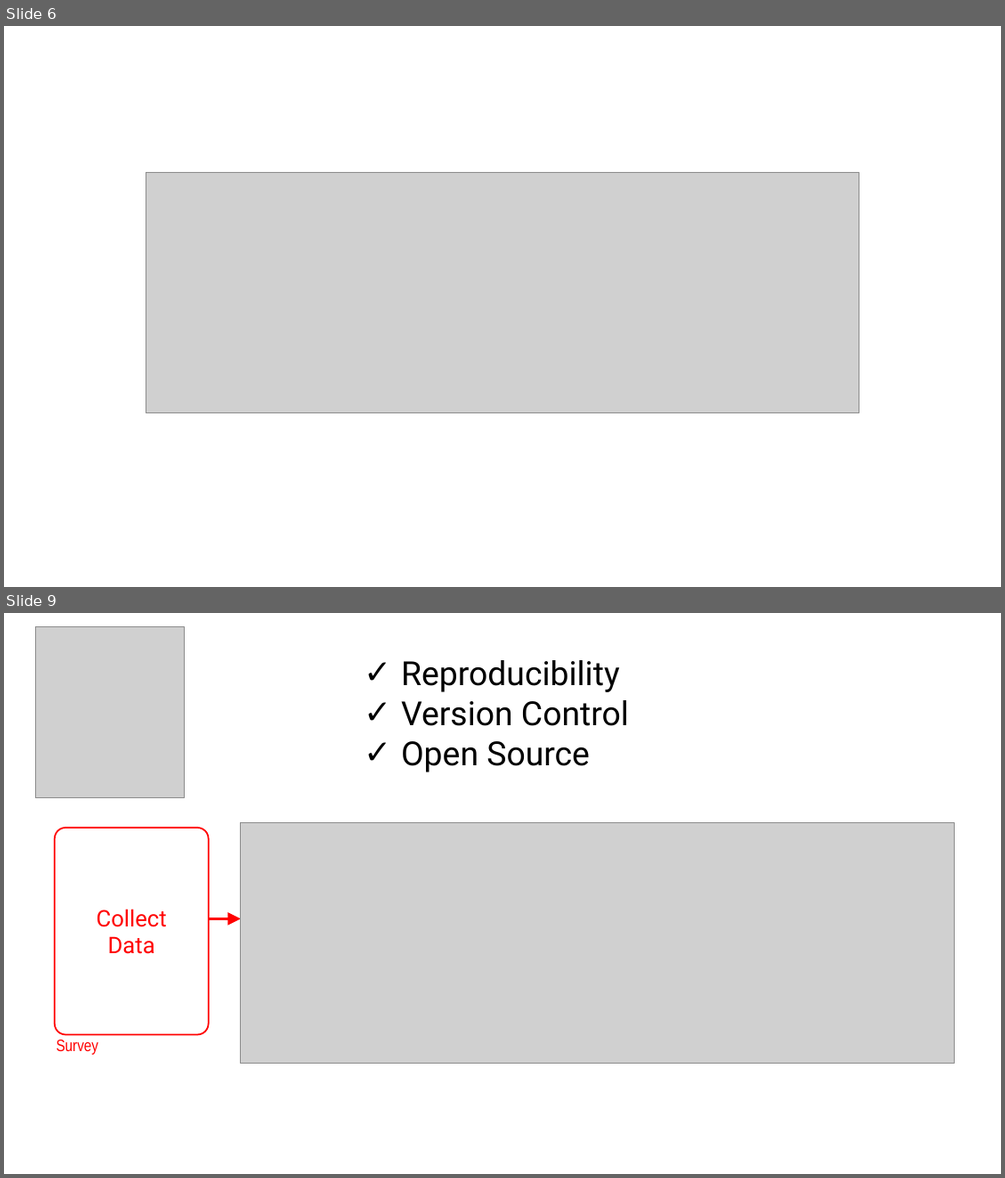
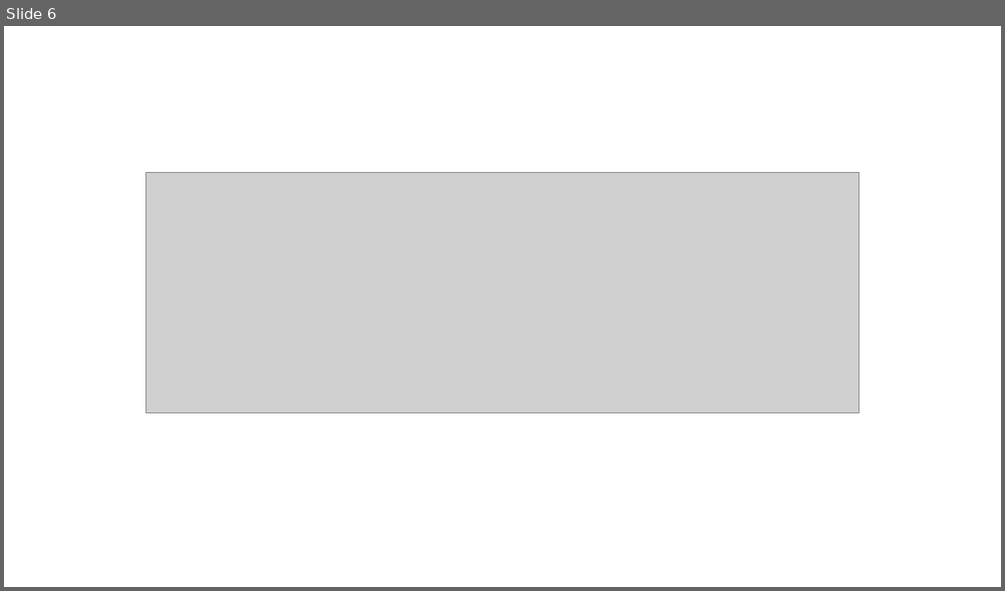
Before and after one commit to jhelvy/2025-posit-conf-surveydown, a slide deck: images/images.pptx. Shown one above the other, each under a label of ours: slides 6 and 9 before the commit, slide 6 after it; the slides between them are not shown. The pictures are 1005x1178 and 1005x591 pixels, drawn with LibreOffice and Linux fonts; fonts in the diff are those of the drawing; grey boxes stand for pictures. Boxes give left, top, right and bottom in pixels: in the first picture for what was removed or moved away, otherwise in the second. Text is boxed around its words. In the diff, an @@ line names an element or a change of style, - is before the commit and + after.

```diff
--- a/images/images.pptx
+++ b/images/images.pptx
@@ slide 9 removed at [4,613,1001,1174], background #FFFFFF @@
@@ picture removed at [35,627,184,798] @@
@@ text removed at [401,660,629,772] @@
-✓ Reproducibility
-✓ Version Control
-✓ Open Source
@@ picture removed at [241,822,955,1063] @@
@@ rounded rectangle removed at [55,827,209,1035] @@
-Collect
-Data
@@ arrow removed from (208, 919) to (241, 919) @@
@@ text removed at [57,1039,98,1054] @@
-Survey
```
Also in this commit, not shown: 10 slides changed, 1 other slide removed, 39 other files.
